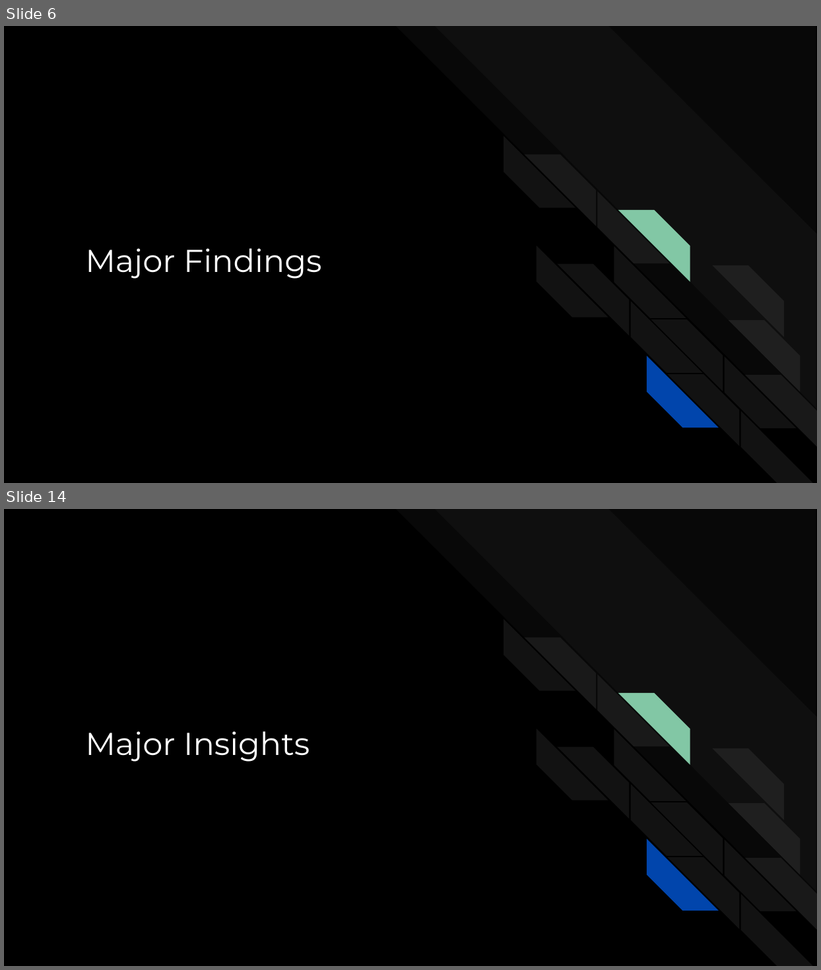
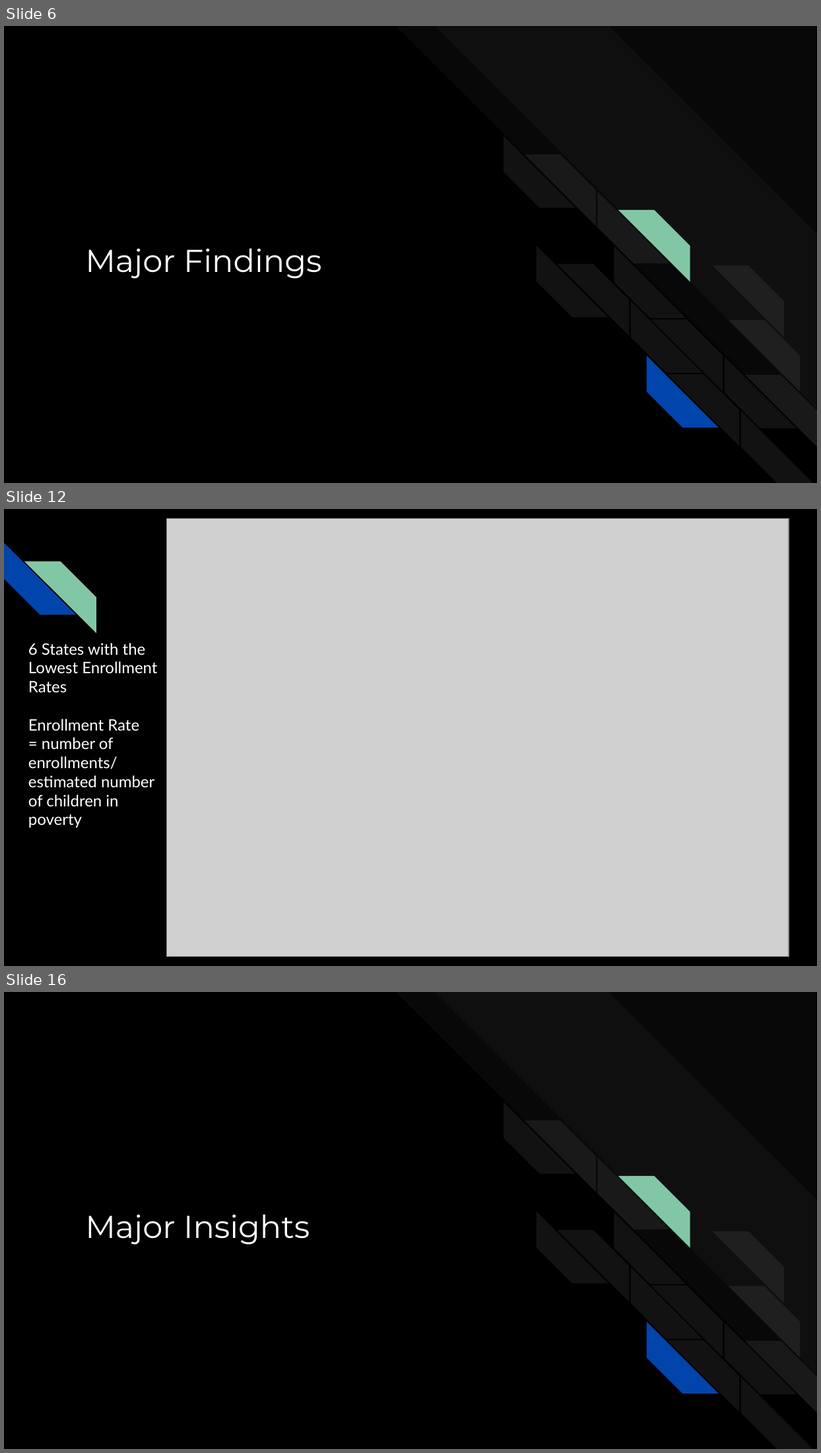
Before and after one commit to AGA-Datathon-2023/Dataminers, a slide deck: AGA Datathon 2023.pptx. Shown one above the other, each under a label of ours: slides 6 and 14 before the commit, slides 6, 12 and 16 after it; the slides between them are not shown. The pictures are 821x970 and 821x1453 pixels, drawn with LibreOffice and Linux fonts; fonts in the diff are those of the drawing; grey boxes stand for pictures. Boxes give left, top, right and bottom in pixels: in the first picture for what was removed or moved away, otherwise in the second. Text is boxed around its words. In the diff, an @@ line names an element or a change of style, - is before the commit and + after.

```diff
--- a/AGA Datathon 2023.pptx
+++ b/AGA Datathon 2023.pptx
@@ slide 12 added at [4, 509, 817, 966], background #000000 @@
@@ picture added at [166, 519, 789, 957] @@
@@ diag stripe added at [4, 543, 75, 615], fill #0145AC @@
@@ diag stripe added at [24, 561, 96, 632], fill #82C7A5 @@
@@ text added at [28, 643, 157, 828], 14 pt, text #FFFFFF @@
+6 States with the Lowest Enrollment Rates
+Enrollment Rate
+= number of enrollments/ estimated number of children in poverty
@@ what was slide 14 is now slide 16 @@
```
Also in this commit, not shown: 8 slides changed, 4 other slides added, 2 slides removed.
